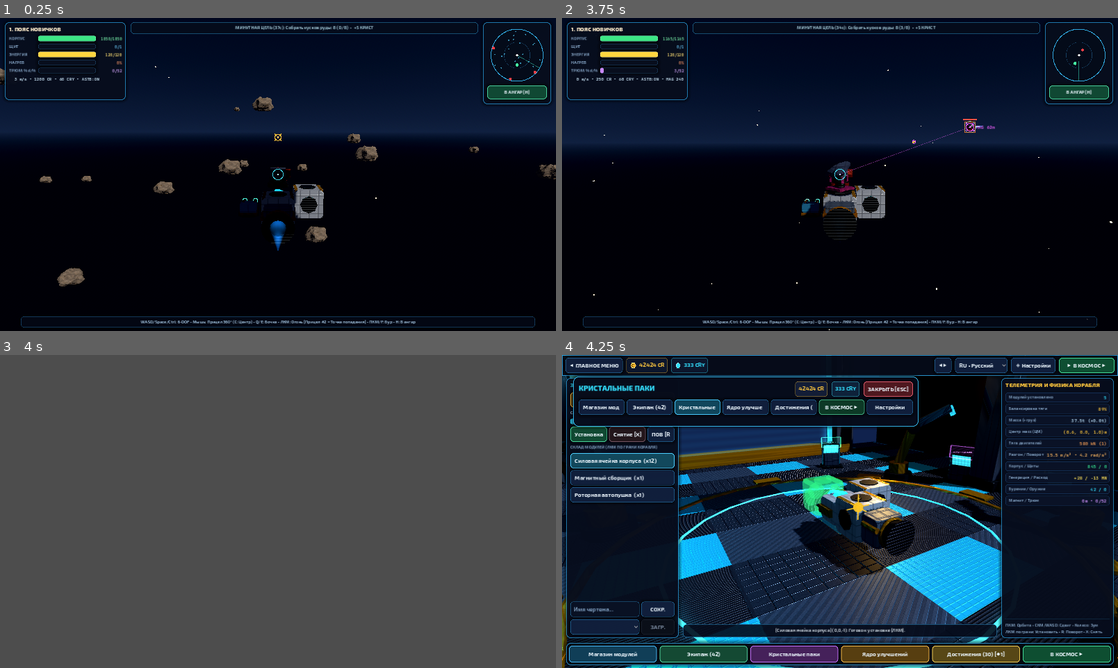
Above: before the commit, frames 1-4 (two rows, left to right).
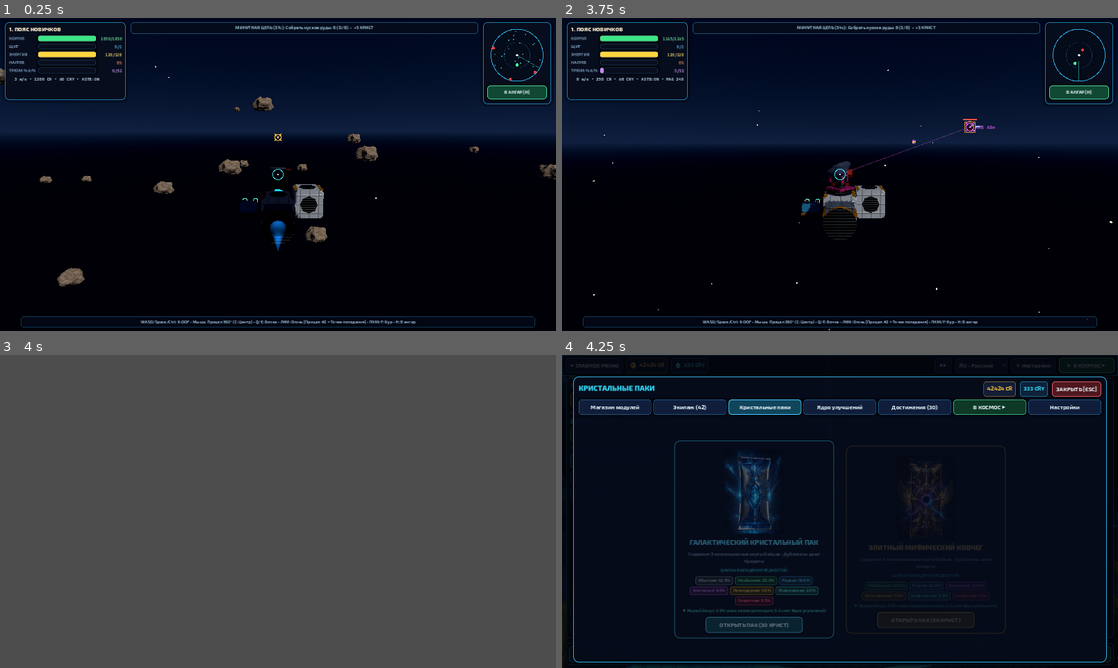
Above: after the commit, the same moments.

Repository: Ritmirchic/Roblox
Game: Godot game, scene res://tests/TestScene.tscn
Two runs of this game, one before a commit and one after it. Both use one fixed random seed, a clock stepped at 60 frames per second and the inputs below. This scene is started directly instead of the project's main scene.
Inputs (mouse positions are in pixels of both pictures, inside the frame that each line leads up to):
- Up to frame 1 (0.25 s): no input
- Up to frame 2 (3.75 s): tap Enter at 0.5 s; move the mouse to (867, 174) at 0.52 s; hold Q 0.53-1.28 s; hold W from 0.53 s (still down); click (867, 174) at 0.67 s; tap Space at 0.77, 1.52, 3.02 s; move the mouse to (812, 174) at 1.27 s; tap E at 1.35 s; move the mouse to (851, 168) at 2.02 s; tap R at 2.1 s; move the mouse to (834, 180) at 2.77 s; tap X at 2.85 s; click (834, 180) at 2.92 s; move the mouse to (878, 177) at 3.52 s; hold Ctrl from 3.53 s (still down)
- Up to frame 3 (4 s): keep holding W; keep holding Ctrl; tap Space at 3.77 s
- Up to frame 4 (4.25 s): keep holding W; keep holding Ctrl

Frames 1-3 are identical in both runs. In frame 4, 52% of the frame differs, in the area x 0-100%, y 0-100%.

Commit message:
v2.0.1: fix PRESET_FULL_RECT post-add_child minsize collapse via ThemeHelper.fill_full_rect
Co-authored-by: arena-agent <297053741+arena-agent@users.noreply.github.com>

Diff:
--- a/scripts/autoload/ThemeHelper.gd
+++ b/scripts/autoload/ThemeHelper.gd
@@ -152,6 +152,18 @@
 		parent.remove_child(ch)
 		ch.queue_free()
 
+func fill_full_rect(ctrl: Control, margin_l: float = 0.0, margin_t: float = 0.0, margin_r: float = 0.0, margin_b: float = 0.0) -> void:
+	if not is_instance_valid(ctrl):
+		return
+	ctrl.anchor_left = 0.0
+	ctrl.anchor_top = 0.0
+	ctrl.anchor_right = 1.0
+	ctrl.anchor_bottom = 1.0
+	ctrl.offset_left = margin_l
+	ctrl.offset_top = margin_t
+	ctrl.offset_right = -margin_r
+	ctrl.offset_bottom = -margin_b
+
 func style_accent_button(btn: Button, accent: Color) -> void:
 	var n := make_panel_style(accent.darkened(0.64), accent.lightened(0.12), 9, 2, 12)
 	var h := make_panel_style(accent.darkened(0.42), accent.lightened(0.36), 9, 2, 12)
--- a/scripts/hangar/Hangar3D.gd
+++ b/scripts/hangar/Hangar3D.gd
@@ -375,10 +375,10 @@
 	add_child(_hud_layer)
 
 	_ui_root = Control.new()
-	_ui_root.set_anchors_preset(Control.PRESET_FULL_RECT)
+	_hud_layer.add_child(_ui_root)
+	ThemeHelper.fill_full_rect(_ui_root)
 	_ui_root.theme = ThemeHelper.main_theme
 	_ui_root.mouse_filter = Control.MOUSE_FILTER_PASS
-	_hud_layer.add_child(_ui_root)
 
 	# 1. TOP COMMAND HEADER BAR (y: 0..56)
 	_top_bar = PanelContainer.new()
--- a/scripts/space/SpaceExpedition3D.gd
+++ b/scripts/space/SpaceExpedition3D.gd
@@ -260,16 +260,16 @@
 	add_child(_hud_layer)
 
 	_hud_root = Control.new()
-	_hud_root.set_anchors_preset(Control.PRESET_FULL_RECT)
+	_hud_layer.add_child(_hud_root)
+	ThemeHelper.fill_full_rect(_hud_root)
 	_hud_root.theme = ThemeHelper.main_theme
 	_hud_root.mouse_filter = Control.MOUSE_FILTER_IGNORE
-	_hud_layer.add_child(_hud_root)
 
 	_overlay_canvas = Control.new()
-	_overlay_canvas.set_anchors_preset(Control.PRESET_FULL_RECT)
+	_hud_root.add_child(_overlay_canvas)
+	ThemeHelper.fill_full_rect(_overlay_canvas)
 	_overlay_canvas.mouse_filter = Control.MOUSE_FILTER_IGNORE
 	_overlay_canvas.draw.connect(_draw_hud_world_overlays)
-	_hud_root.add_child(_overlay_canvas)
 
 	# 1. Top-Left Ship Status Panel (x: 14..362, y: 12..236)
 	_status_box = PanelContainer.new()
--- a/scripts/ui/HangarStationPanels.gd
+++ b/scripts/ui/HangarStationPanels.gd
@@ -35,7 +35,7 @@
 ]
 
 func _ready() -> void:
-	set_anchors_preset(Control.PRESET_FULL_RECT)
+	ThemeHelper.fill_full_rect(self)
 	mouse_filter = Control.MOUSE_FILTER_STOP
 	visible = false
 	_build_shell()
@@ -81,7 +81,7 @@
 
 func _build_shell() -> void:
 	var dim := ColorRect.new()
-	dim.set_anchors_preset(Control.PRESET_FULL_RECT)
+	ThemeHelper.fill_full_rect(dim)
 	dim.color = Color(0.008, 0.016, 0.042, 0.84)
 	dim.gui_input.connect(func(ev: InputEvent):
 		if ev is InputEventMouseButton and ev.button_index == MOUSE_BUTTON_LEFT and ev.pressed:
@@ -91,17 +91,13 @@
 
 	_modal_box = PanelContainer.new()
 	_modal_box.name = "StationModalBox"
-	_modal_box.set_anchors_preset(Control.PRESET_FULL_RECT)
-	_modal_box.offset_left = 32
-	_modal_box.offset_right = -32
-	_modal_box.offset_top = 62
-	_modal_box.offset_bottom = -16
+	add_child(_modal_box)
+	ThemeHelper.fill_full_rect(_modal_box, 32.0, 62.0, 32.0, 16.0)
 	_modal_box.mouse_filter = Control.MOUSE_FILTER_STOP
 	_modal_box.add_theme_stylebox_override(
 		"panel",
 		ThemeHelper.make_panel_style(Color(0.024, 0.046, 0.105, 0.97), Color(0.22, 0.78, 1.0, 0.88), 16, 2, 16)
 	)
-	add_child(_modal_box)
 
 	var main_vb := VBoxContainer.new()
 	main_vb.size_flags_horizontal = Control.SIZE_EXPAND_FILL
--- a/scripts/ui/Main.gd
+++ b/scripts/ui/Main.gd
@@ -43,10 +43,10 @@
 	_fade_layer.layer = 90
 	add_child(_fade_layer)
 	_fade_rect = ColorRect.new()
-	_fade_rect.set_anchors_preset(Control.PRESET_FULL_RECT)
+	_fade_layer.add_child(_fade_rect)
+	ThemeHelper.fill_full_rect(_fade_rect)
 	_fade_rect.color = Color(0.01, 0.02, 0.05, 0.0)
 	_fade_rect.mouse_filter = Control.MOUSE_FILTER_IGNORE
-	_fade_layer.add_child(_fade_rect)
 
 func _pulse_scene_curtain() -> void:
 	if ThemeHelper.reduced_motion or not is_instance_valid(_fade_rect):
@@ -159,9 +159,9 @@
 	add_child(_menu_layer)
 
 	var root := Control.new()
-	root.set_anchors_preset(Control.PRESET_FULL_RECT)
+	_menu_layer.add_child(root)
+	ThemeHelper.fill_full_rect(root)
 	root.theme = ThemeHelper.main_theme
-	_menu_layer.add_child(root)
 
 	# Top-Right Floating Language Pill
 	var lang_bar := PanelContainer.new()
--- a/scripts/ui/PackOpeningModal.gd
+++ b/scripts/ui/PackOpeningModal.gd
@@ -32,7 +32,7 @@
 var _anim_t: float = 0.0
 
 func _ready() -> void:
-	set_anchors_preset(Control.PRESET_FULL_RECT)
+	ThemeHelper.fill_full_rect(self)
 	mouse_filter = Control.MOUSE_FILTER_STOP
 	visible = false
 	_build_ui()
@@ -49,19 +49,15 @@
 
 func _build_ui() -> void:
 	_dim_bg = ColorRect.new()
-	_dim_bg.set_anchors_preset(Control.PRESET_FULL_RECT)
+	add_child(_dim_bg)
+	ThemeHelper.fill_full_rect(_dim_bg)
 	_dim_bg.color = Color(0.012, 0.022, 0.055, 0.94)
-	add_child(_dim_bg)
 
 	var main_vb := VBoxContainer.new()
-	main_vb.set_anchors_preset(Control.PRESET_FULL_RECT)
-	main_vb.offset_left = 40
-	main_vb.offset_right = -40
-	main_vb.offset_top = 36
-	main_vb.offset_bottom = -36
+	add_child(main_vb)
+	ThemeHelper.fill_full_rect(main_vb, 40.0, 36.0, 40.0, 36.0)
 	main_vb.alignment = BoxContainer.ALIGNMENT_CENTER
 	main_vb.add_theme_constant_override("separation", 18)
-	add_child(main_vb)
 
 	_title_lbl = Label.new()
 	_title_lbl.horizontal_alignment = HORIZONTAL_ALIGNMENT_CENTER
@@ -119,11 +115,11 @@
 	stage_area.add_child(_center_pack)
 
 	_cards_row = HBoxContainer.new()
-	_cards_row.set_anchors_preset(Control.PRESET_FULL_RECT)
+	stage_area.add_child(_cards_row)
+	ThemeHelper.fill_full_rect(_cards_row)
 	_cards_row.alignment = BoxContainer.ALIGNMENT_CENTER
 	_cards_row.add_theme_constant_override("separation", 44)
 	_cards_row.visible = false
-	stage_area.add_child(_cards_row)
 
 	_action_row = HBoxContainer.new()
 	_action_row.alignment = BoxContainer.ALIGNMENT_CENTER
@@ -143,10 +139,10 @@
 	_action_row.add_child(_done_btn)
 
 	_burst_flash = ColorRect.new()
-	_burst_flash.set_anchors_preset(Control.PRESET_FULL_RECT)
+	add_child(_burst_flash)
+	ThemeHelper.fill_full_rect(_burst_flash)
 	_burst_flash.color = Color(0.85, 0.96, 1.0, 0.0)
 	_burst_flash.mouse_filter = Control.MOUSE_FILTER_IGNORE
-	add_child(_burst_flash)
 
 func play_ceremony(pack_id: String, results: Array[Dictionary], unlocked_fifth: bool) -> void:
 	_results = results
--- a/tests/TestRunner.gd
+++ b/tests/TestRunner.gd
@@ -665,7 +665,15 @@
 		await get_tree().process_frame
 
 		var body_root: Control = hangar._station_panels._body_root
+		_check(hangar._station_panels.size.x >= 1200.0 and hangar._station_panels.size.y >= 700.0, "Station overlay '%s' fills viewport (%s)" % [tab, str(hangar._station_panels.size)])
 		_check(body_root.size.x >= 1100.0 and body_root.size.y >= 480.0, "Station tab '%s' body_root fills modal (%s)" % [tab, str(body_root.size)])
+		_check(hangar._station_panels._pack_modal.size.x >= 1200.0 and hangar._station_panels._pack_modal.size.y >= 700.0, "PackOpeningModal fills viewport (%s)" % str(hangar._station_panels._pack_modal.size))
+
+		# Verify every ScrollContainer inside the active tab has >= 320px visible viewport height (NEVER 0px!)
+		for sc_node in body_root.find_children("*", "ScrollContainer", true, false):
+			var sc_ctrl := sc_node as ScrollContainer
+			if sc_ctrl.is_visible_in_tree():
+				_check(sc_ctrl.size.x >= 280.0 and sc_ctrl.size.y >= 320.0, "Tab '%s' ScrollContainer visible viewport size=%s" % [tab, str(sc_ctrl.size)])
 
 		var bad_scales: Array[String] = []
 		var narrow_lbls: Array[String] = []
